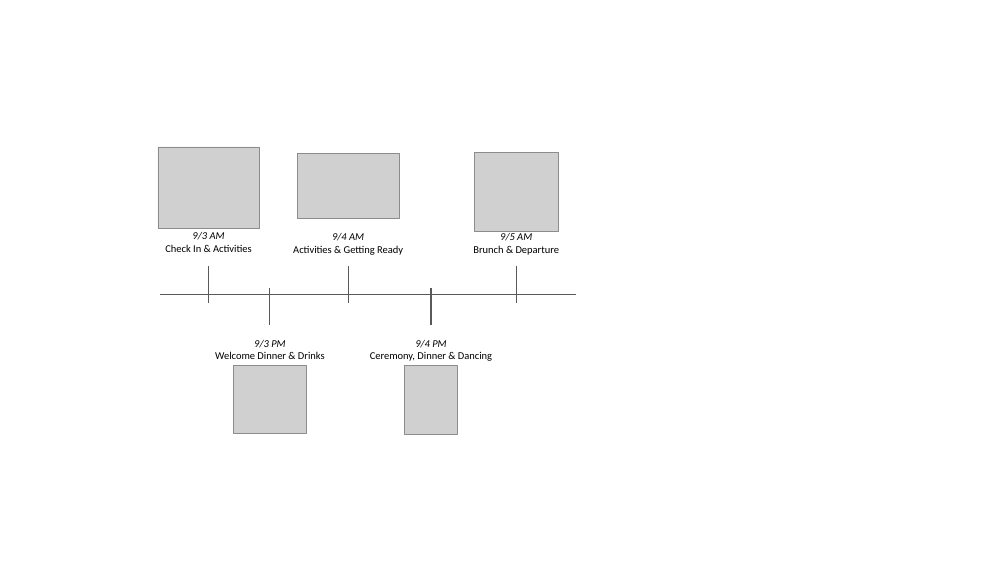
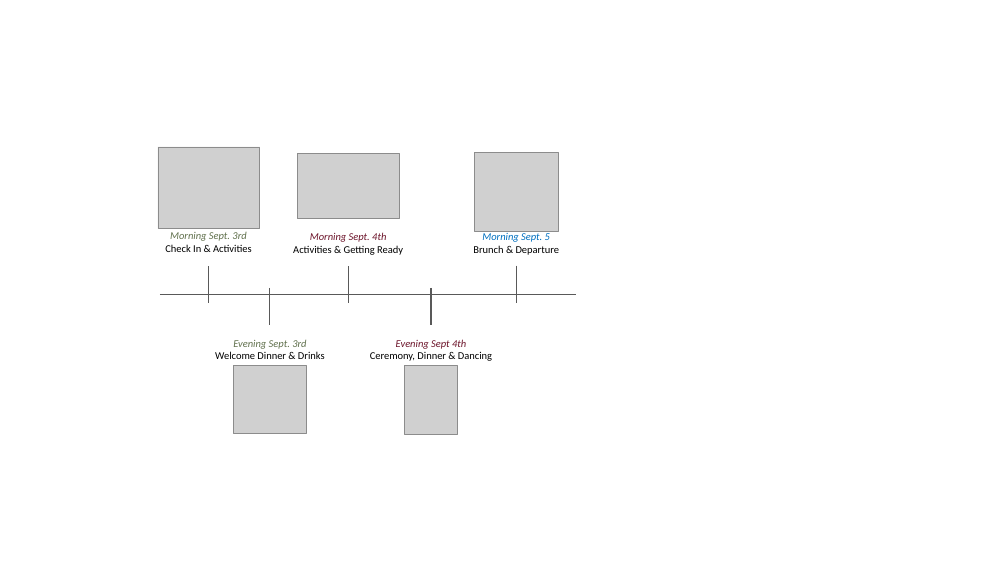
Before and after one commit to KrisWSO/wedding, a slide deck: slide 1 of images/timeline.pptx. Drawn at 1008x567 pixels with LibreOffice and Linux fonts; fonts in the diff are those of the drawing; grey boxes stand for pictures. Boxes give left, top, right and bottom in pixels: in the first picture for what was removed or moved away, otherwise in the second. Text is boxed around its words. In the diff, an @@ line names an element or a change of style, - is before the commit and + after.

```diff
--- a/images/timeline.pptx
+++ b/images/timeline.pptx
@@ text at [170,232,246,241]: text changed; text colour #000000 to #61714D @@
-9/3 AM
+Morning Sept. 3rd
@@ text at [310,232,386,242]: text changed; text colour #000000 to #6D152B @@
-9/4 AM
+Morning Sept. 4th
@@ text at [482,233,550,242]: text changed; text colour #000000 to #0070C0 @@
-9/5 AM
+Morning Sept. 5
@@ text at [233,340,306,349]: text changed; text colour #000000 to #61714D @@
-9/3 PM
+Evening Sept. 3rd
@@ text at [396,339,466,349]: text changed; text colour #000000 to #6D152B @@
-9/4 PM
+Evening Sept 4th
```
Also in this commit, not shown: 12 other files.
